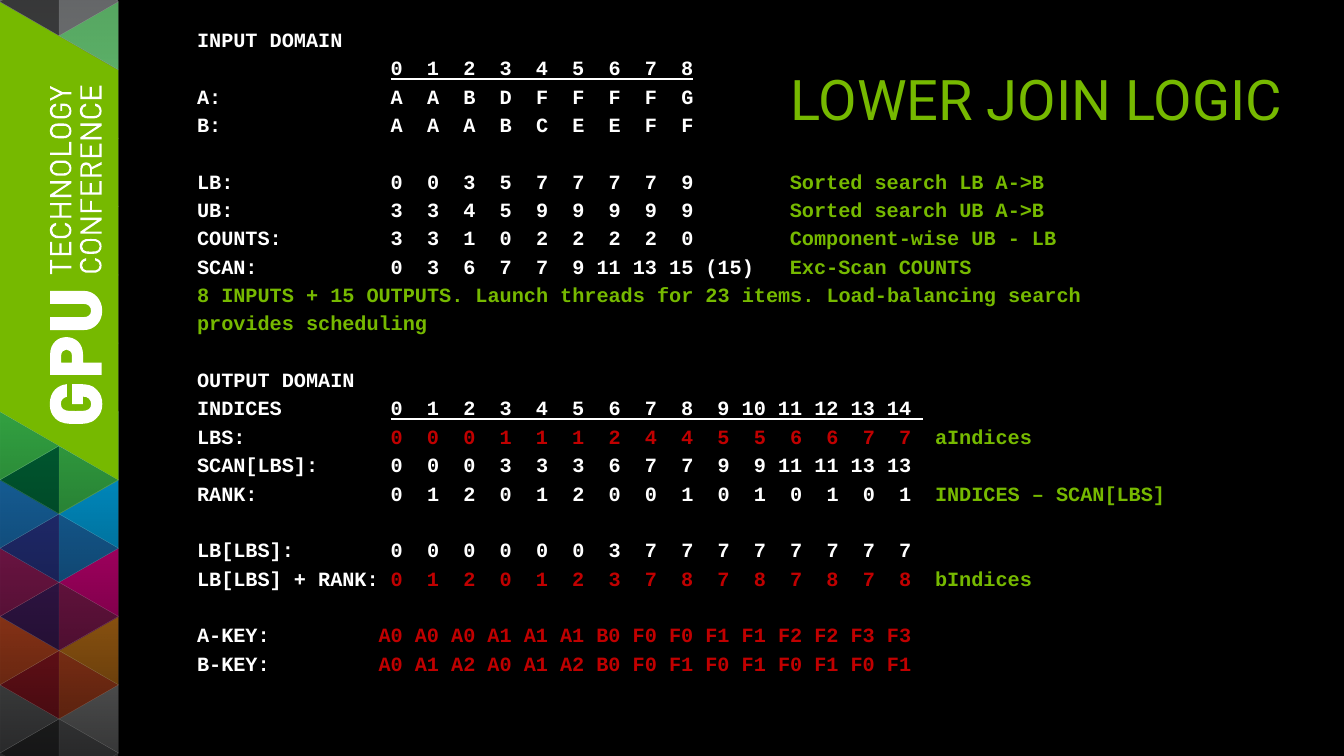
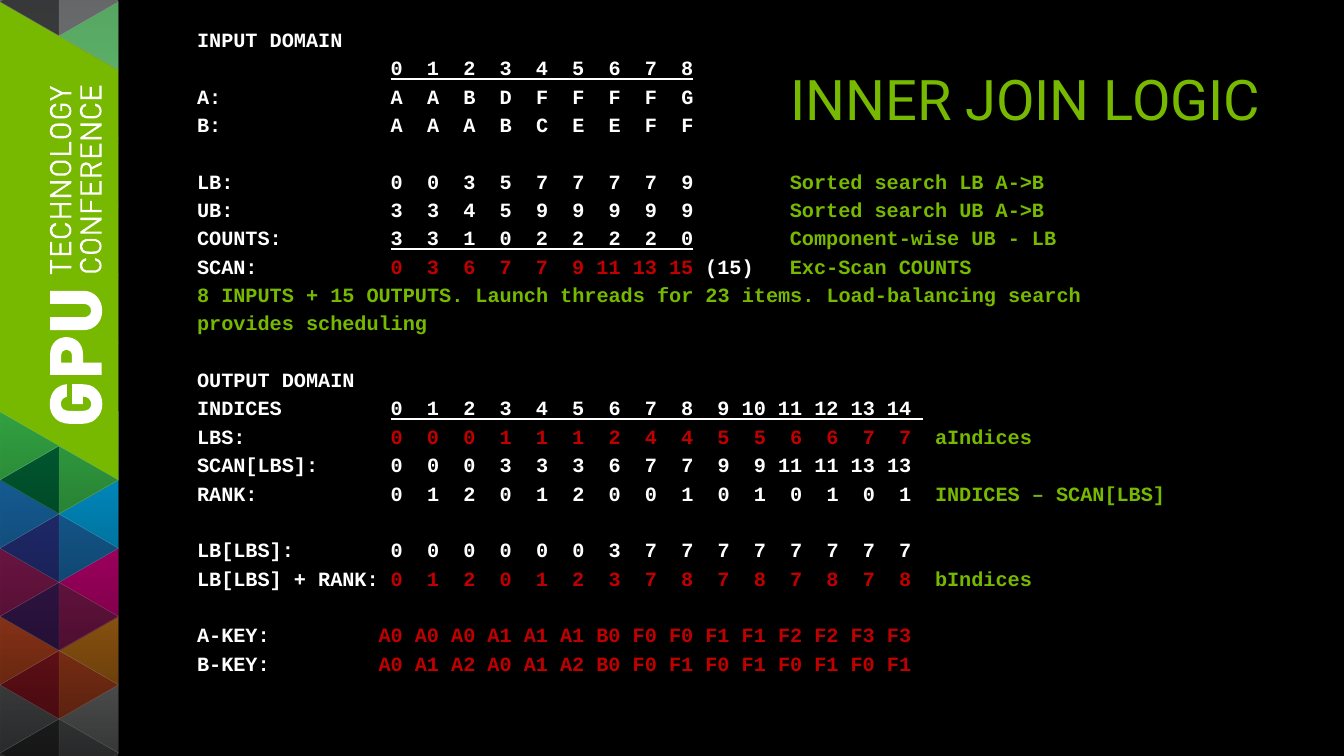
Before and after one commit to seanbaxter/gtc_2014, a slide deck: slide 28 of gtc_2014_sean_baxter.pptx (slide 26 before the commit). Drawn at 1344x756 pixels with LibreOffice and Linux fonts; fonts in the diff are those of the drawing. Boxes give left, top, right and bottom in pixels: in the first picture for what was removed or moved away, otherwise in the second. Text is boxed around its words. In the diff, an @@ line names an element or a change of style, - is before the commit and + after.

```diff
--- a/gtc_2014_sean_baxter.pptx
+++ b/gtc_2014_sean_baxter.pptx
@@ title at (790,79,1261,121): text changed @@
-LOWER JOIN LOGIC
+INNER JOIN LOGIC
@@ text at (197,231,1056,279): underline on in "3 3 1 0 2 2 2 ..."; text colour #FFFFFF to #C00000 in "0 3 6 7 7 9 11 ..." @@
```
Also in this commit, not shown: 14 other slides changed, 3 slides added, 1 slide removed.
